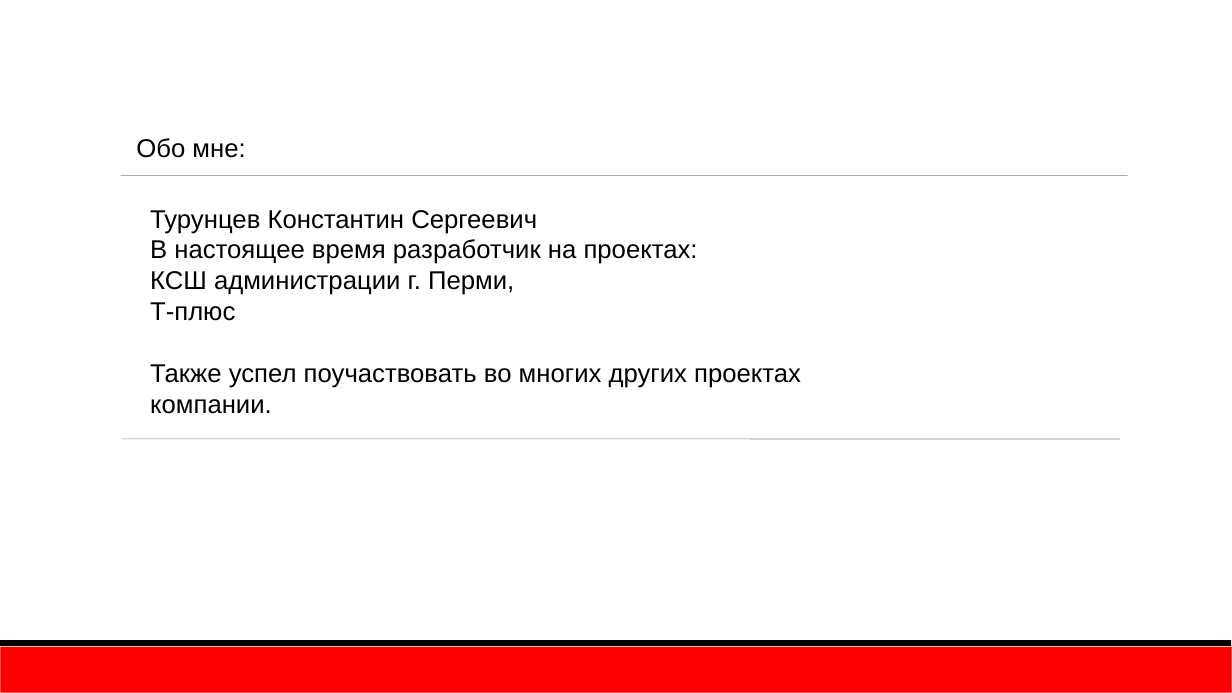
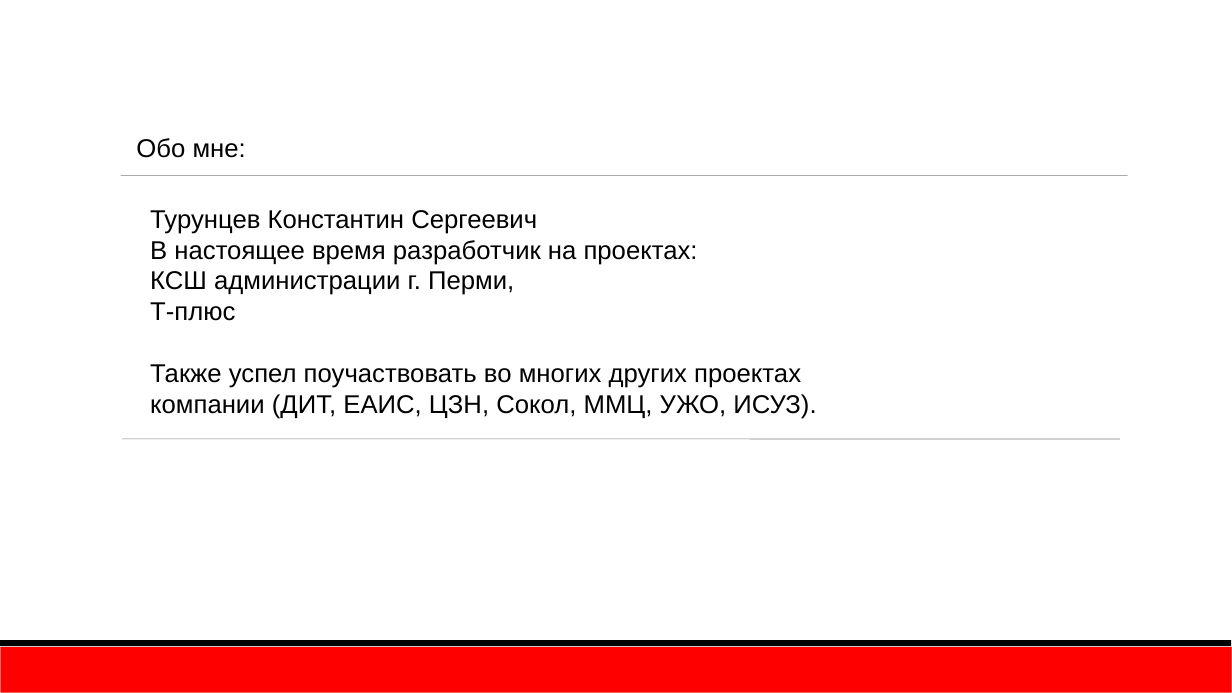
Before and after one commit to TurCons/DisconfRabbitMq, a slide deck: slide 2 of presentation/RabbitMQ.pptx. Drawn at 1232x693 pixels with LibreOffice and Linux fonts; fonts in the diff are those of the drawing; background and template pictures are left out. Boxes give left, top, right and bottom in pixels: in the first picture for what was removed or moved away, otherwise in the second. Text is boxed around its words. In the diff, an @@ line names an element or a change of style, - is before the commit and + after.

```diff
--- a/presentation/RabbitMQ.pptx
+++ b/presentation/RabbitMQ.pptx
@@ text at (150,302,816,419): text changed @@
-Т-плюс
-Также успел поучаствовать во многих других проектах компании.
+Т-плюс
+Также успел поучаствовать во многих других проектах компании (ДИТ, ЕАИС, ЦЗН, Сокол, ММЦ, УЖО, ИСУЗ).
```
Also in this commit, not shown: 4 other slides changed, 2 slides added, 1 slide removed, 1 other file.
